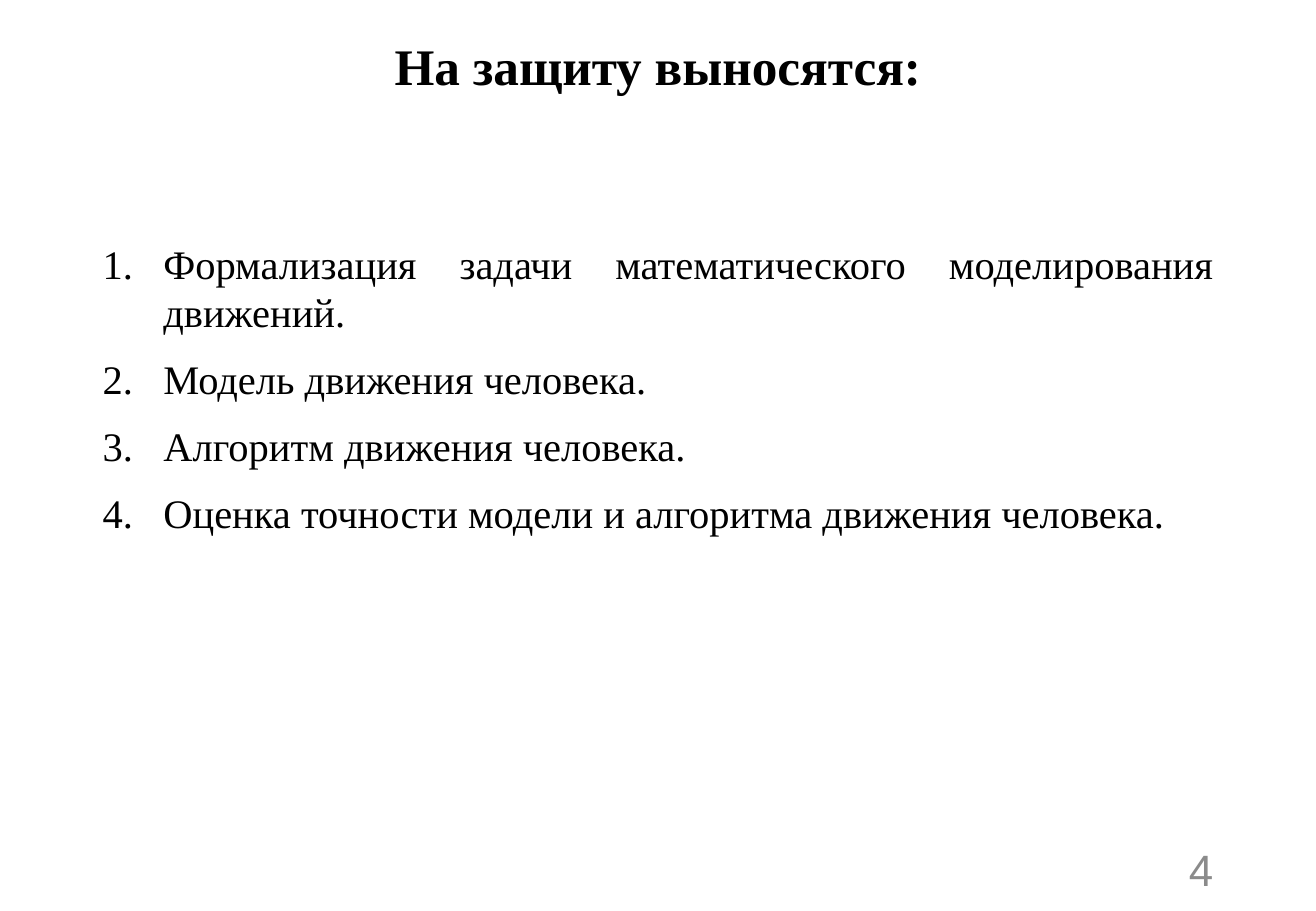
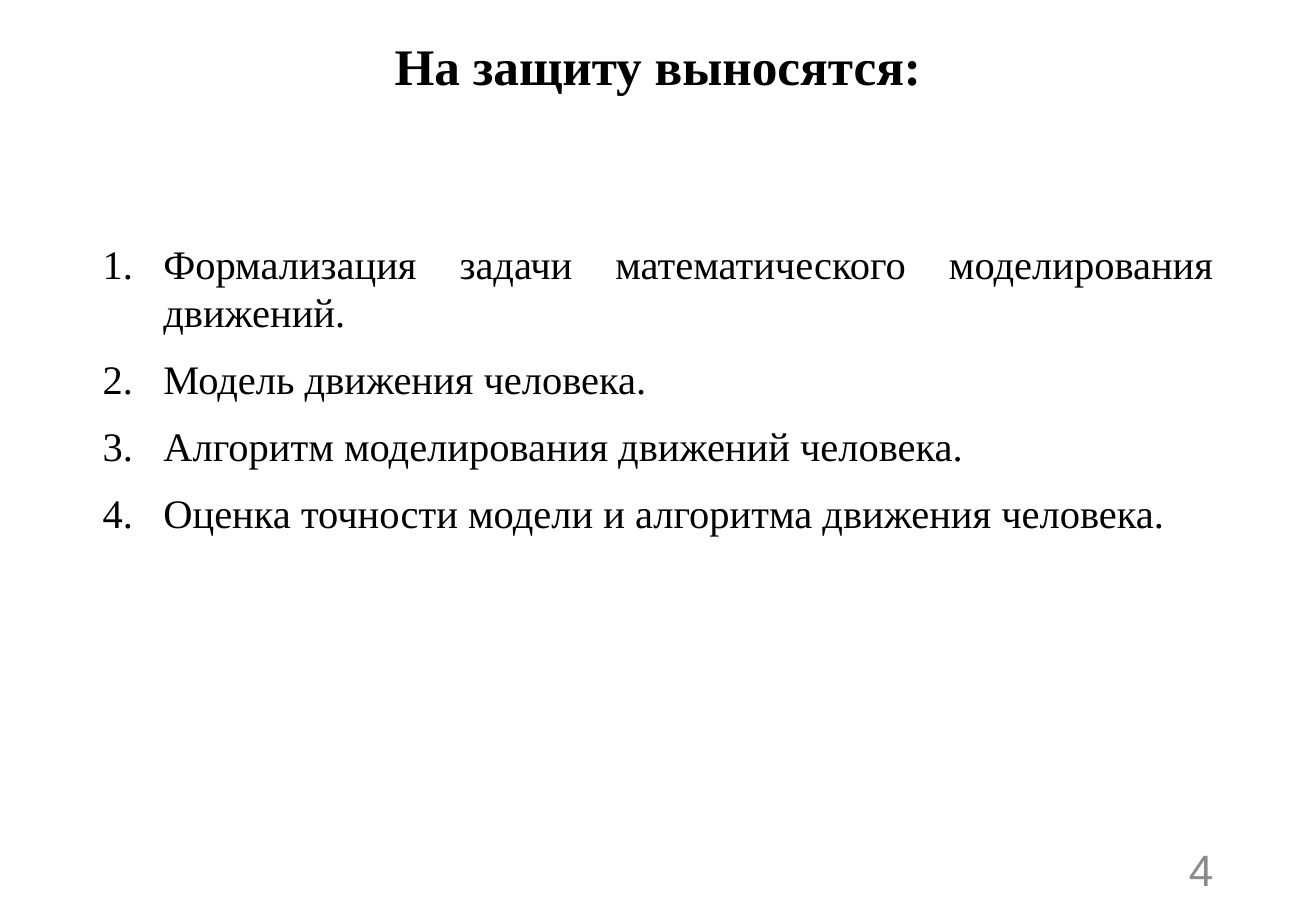
Before and after one commit to n7arti/MIET.Magistratura, a slide deck: slide 4 of Диссертация/Смотр 2 курс 2 семестр/Артамонова_презентация.pptx. Drawn at 1316x911 pixels with LibreOffice and Linux fonts; fonts in the diff are those of the drawing. Boxes give left, top, right and bottom in pixels: in the first picture for what was removed or moved away, otherwise in the second. Text is boxed around its words. In the diff, an @@ line names an element or a change of style, - is before the commit and + after.

```diff
--- a/Диссертация/Смотр 2 курс 2 семестр/Артамонова_презентация.pptx
+++ b/Диссертация/Смотр 2 курс 2 семестр/Артамонова_презентация.pptx
@@ text at <box>163,433,963,469</box>: text changed @@
-3. Алгоритм движения человека.
+3. Алгоритм моделирования движений человека.
```
Also in this commit, not shown: 3 other slides changed, 2 other files.
